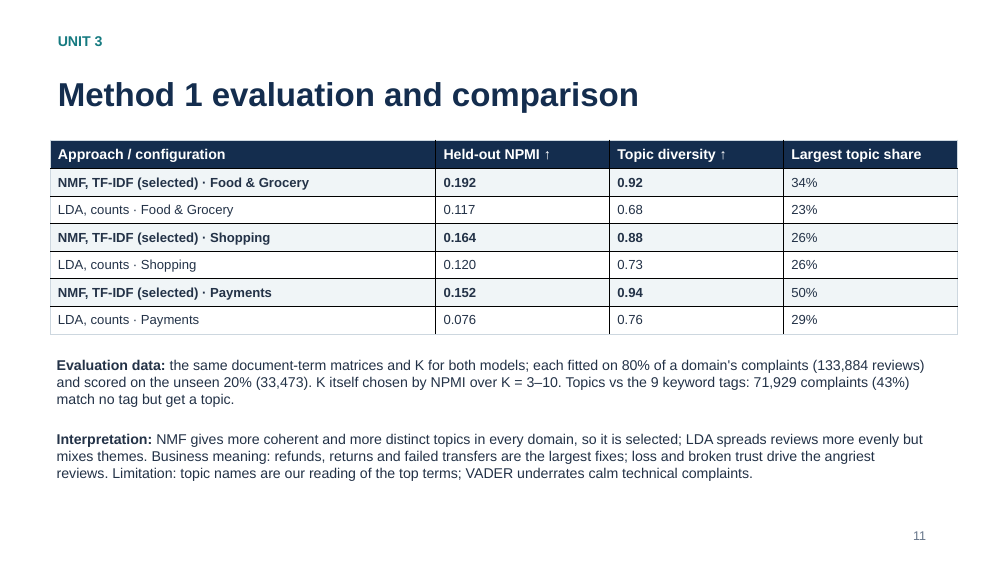
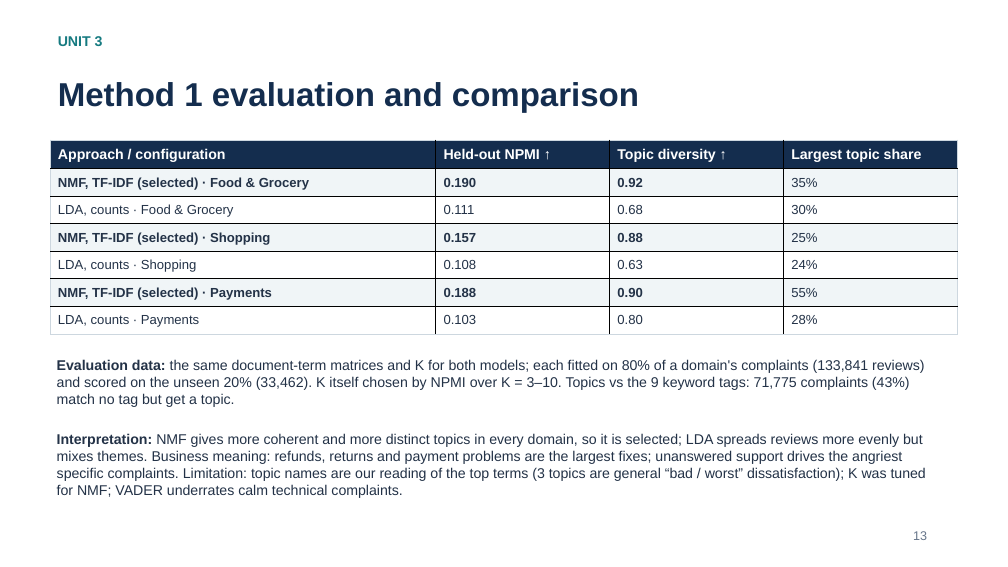
Before and after one commit to Adithya-Monish-Kumar-K/ba-capstone-app-reviews, a slide deck: slide 13 of docs/Review_2_Presentation.pptx (slide 11 before the commit). Drawn at 1008x567 pixels with LibreOffice and Linux fonts; fonts in the diff are those of the drawing. Boxes give left, top, right and bottom in pixels: in the first picture for what was removed or moved away, otherwise in the second. Text is boxed around its words. In the diff, an @@ line names an element or a change of style, - is before the commit and + after.

```diff
--- a/docs/Review_2_Presentation.pptx
+++ b/docs/Review_2_Presentation.pptx
@@ table at (51,140,958,334) @@
-row 2, column 2: 0.192
+row 2, column 2: 0.190
-row 2, column 4: 34%
+row 2, column 4: 35%
-row 3, column 2: 0.117
+row 3, column 2: 0.111
-row 3, column 4: 23%
+row 3, column 4: 30%
-row 4, column 2: 0.164
+row 4, column 2: 0.157
-row 4, column 4: 26%
+row 4, column 4: 25%
-row 5: LDA, counts · Shopping | 0.120 | 0.73 | 26%
+row 5: LDA, counts · Shopping | 0.108 | 0.63 | 24%
-row 6: NMF, TF-IDF (selected) · Payments | 0.152 | 0.94 | 50%
+row 6: NMF, TF-IDF (selected) · Payments | 0.188 | 0.90 | 55%
-row 7: LDA, counts · Payments | 0.076 | 0.76 | 29%
+row 7: LDA, counts · Payments | 0.103 | 0.80 | 28%
@@ text at (57,359,925,407): text changed @@
-Evaluation data: the same document-term matrices and K for both models; each fitted on 80% of a domain's complaints (133,884 reviews) and scored on the unseen 20% (33,473). K itself chosen by NPMI over K = 3–10. Topics vs the 9 keyword tags: 71,929 complaints (43%) match no tag but get a topic.
+Evaluation data: the same document-term matrices and K for both models; each fitted on 80% of a domain's complaints (133,841 reviews) and scored on the unseen 20% (33,462). K itself chosen by NPMI over K = 3–10. Topics vs the 9 keyword tags: 71,775 complaints (43%) match no tag but get a topic.
@@ text at (57,433,926,498): text changed @@
-Interpretation: NMF gives more coherent and more distinct topics in every domain, so it is selected; LDA spreads reviews more evenly but mixes themes. Business meaning: refunds, returns and failed transfers are the largest fixes; loss and broken trust drive the angriest reviews. Limitation: topic names are our reading of the top terms; VADER underrates calm technical complaints.
+Interpretation: NMF gives more coherent and more distinct topics in every domain, so it is selected; LDA spreads reviews more evenly but mixes themes. Business meaning: refunds, returns and payment problems are the largest fixes; unanswered support drives the angriest specific complaints. Limitation: topic names are our reading of the top terms (3 topics are general “bad / worst” dissatisfaction); K was tuned for NMF; VADER underrates calm technical complaints.
@@ text at (913,531,927,540): text changed @@
-11
+13
```
Also in this commit, not shown: 12 other slides changed, 6 slides added, 10 other files.
